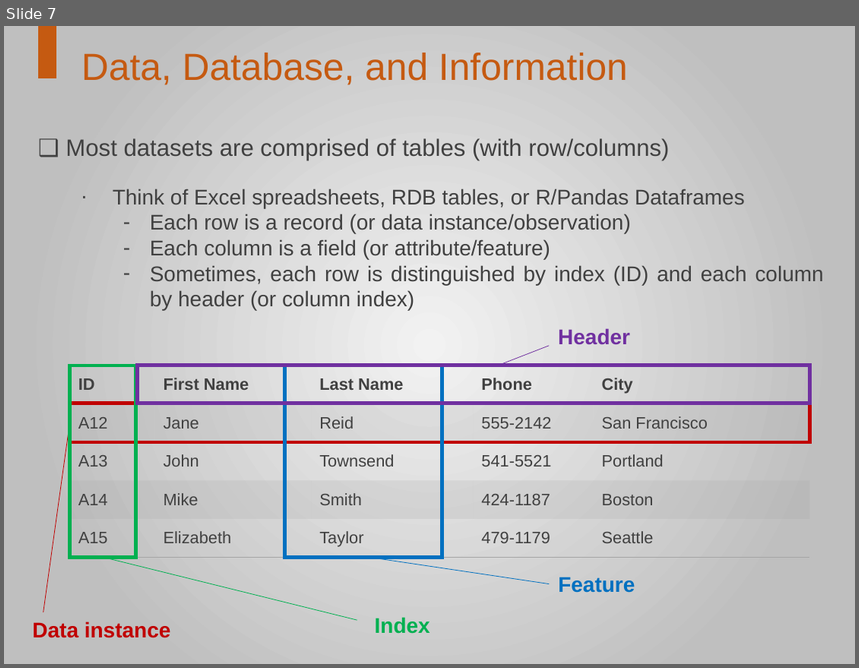
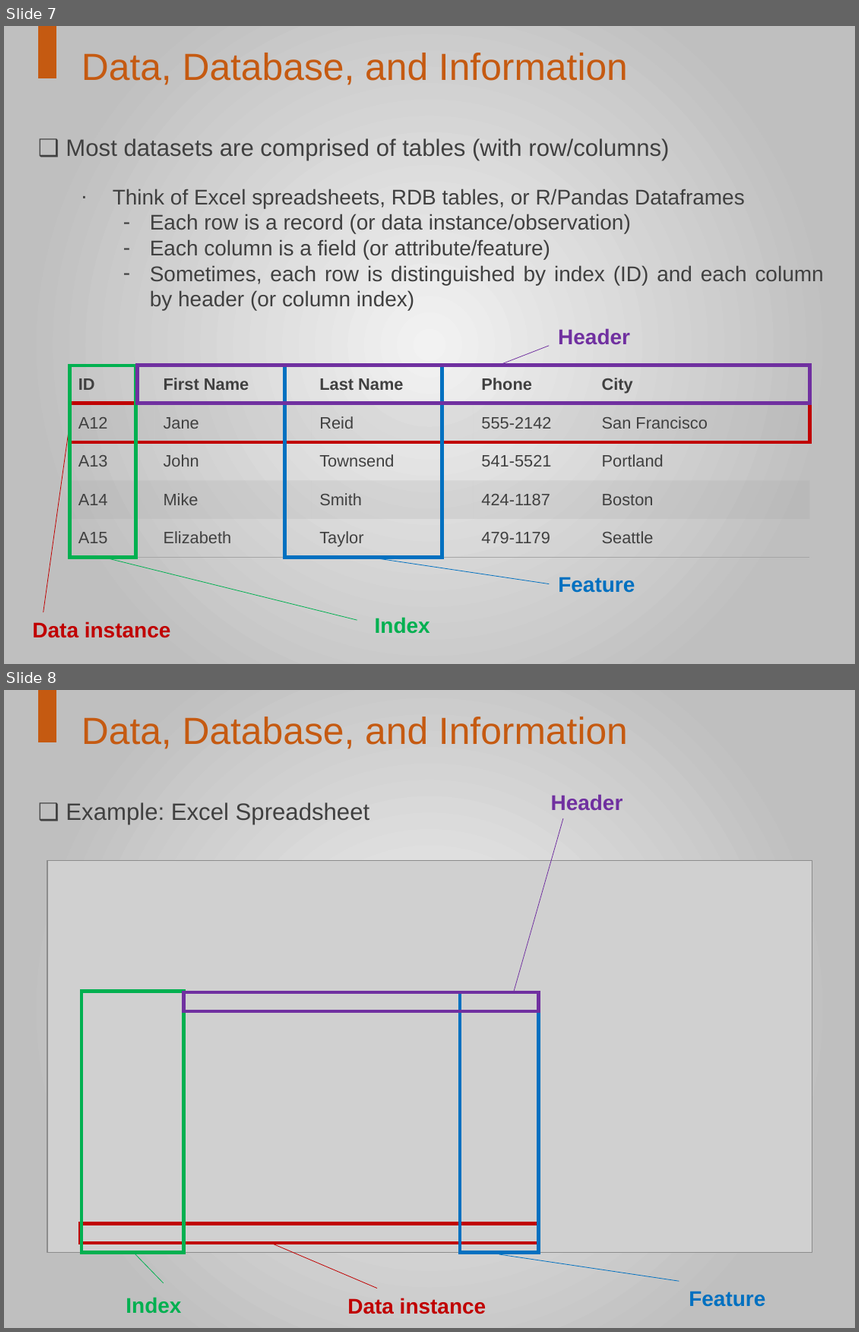
Before and after one commit to buomsoo-kim/Python-for-data-analysis, a slide deck: ppts/0. Introduction - Data Mining.pptx. Shown one above the other, each under a label of ours: slide 7 before the commit, slides 7 and 8 after it. The pictures are 859x668 and 859x1332 pixels, drawn with LibreOffice and Linux fonts; fonts in the diff are those of the drawing; grey boxes stand for pictures. Boxes give left, top, right and bottom in pixels: in the first picture for what was removed or moved away, otherwise in the second. Text is boxed around its words. In the diff, an @@ line names an element or a change of style, - is before the commit and + after.

```diff
--- a/ppts/0. Introduction - Data Mining.pptx
+++ b/ppts/0. Introduction - Data Mining.pptx
@@ slide 8 added at <box>4,690,855,1328</box>, background gradient #F2F2F2 to #BFBFBF @@
@@ rectangle added at <box>39,690,56,742</box>, fill #C55A11, outline #C55A11 1 pt @@
@@ text added at <box>82,717,628,749</box>, 32 pt, text #C55A11 @@
+Data, Database, and Information
@@ text added at <box>66,802,370,825</box>, 20 pt, text #404040 @@
+❑ Example: Excel Spreadsheet
@@ text added at <box>551,794,623,811</box>, 18 pt, text #7030A0, bold @@
+  Header
@@ line added from (514, 991) to (563, 818), #7030A0 0.5 pt @@
@@ picture added at <box>47,860,813,1252</box> @@
@@ rectangle added at <box>82,991,183,1252</box>, outline #00B050 3 pt @@
@@ rectangle added at <box>183,992,538,1011</box>, outline #7030A0 3 pt @@
@@ rectangle added at <box>460,992,538,1252</box>, outline #0070C0 3 pt @@
@@ rectangle added at <box>80,1224,538,1243</box>, outline #C00000 3 pt @@
@@ line added from (132, 1252) to (163, 1284), #00B050 0.5 pt @@
@@ line added from (274, 1244) to (377, 1288), #C00000 0.5 pt @@
@@ line added from (500, 1255) to (679, 1281), #0070C0 0.5 pt @@
@@ text added at <box>126,1297,181,1314</box>, 18 pt, text #00B050, bold @@
+  Index
@@ text added at <box>348,1298,487,1315</box>, 18 pt, text #C00000, bold @@
+  Data instance
@@ text added at <box>689,1291,766,1307</box>, 18 pt, text #0070C0, bold @@
+  Feature
```
Also in this commit, not shown: 1 slide changed, 2 other slides added.
